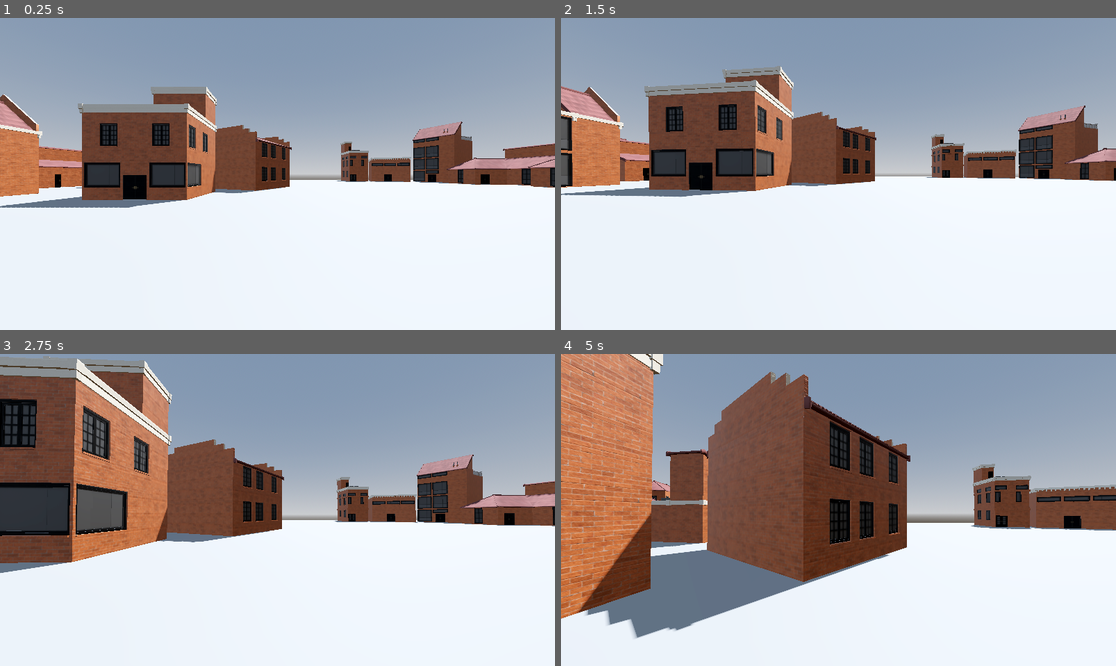
Above: before the commit, frames 1-4 (two rows, left to right).
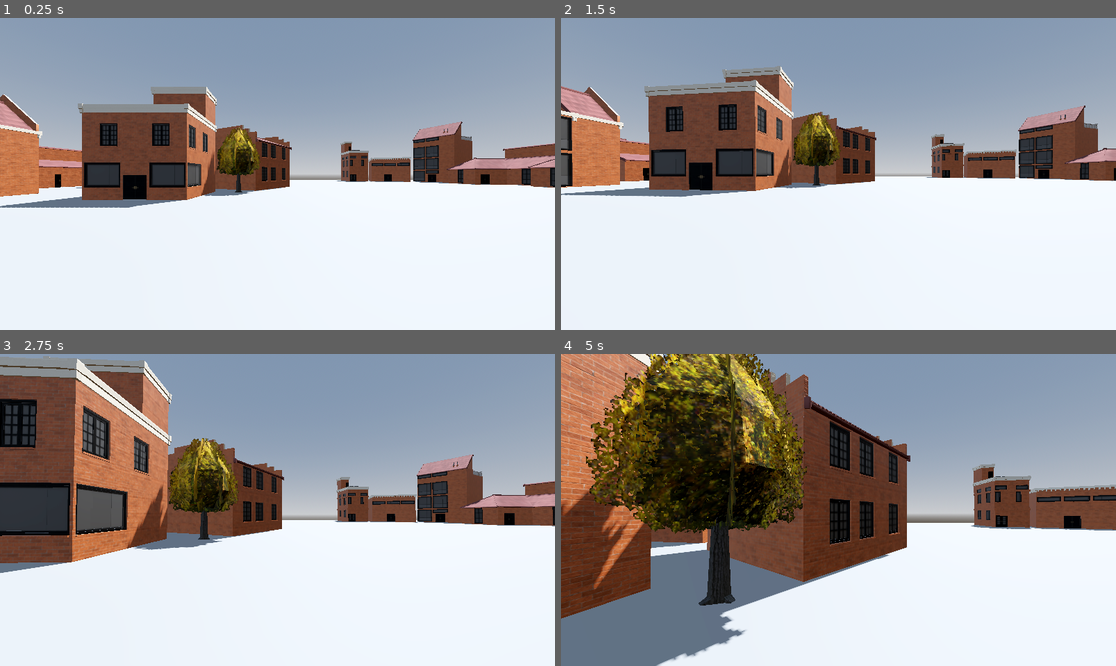
Above: after the commit, the same moments.

Repository: sirBruh/Yr12GameDesignAssesment
Game: Godot game, scene res://Scenes/level.tscn
The game is run twice, just before and just after one commit, with the same random seed, the same clock (stepped at 60 frames per second) and the same inputs.
Inputs (mouse positions are in pixels of both pictures, inside the frame that each line leads up to):
- Up to frame 1 (0.25 s): no input
- Up to frame 2 (1.5 s): move the mouse to (866, 174) at 0.52 s; hold Ctrl (Crouch) 0.53-1.28 s; hold W (Forward) from 0.53 s (still down); right-click (866, 174) at 0.77 s; move the mouse to (810, 174) at 1.27 s; tap Shift (Sprint) at 1.35 s
- Up to frame 3 (2.75 s): keep holding W (Forward); right-click (249, 510) at 1.52 s; move the mouse to (288, 503) at 2.02 s; hold Ctrl (Crouch) from 2.03 s (still down)
- Up to frame 4 (5 s): keep holding W (Forward); move the mouse to (832, 516) at 2.77 s; release Ctrl (Crouch) at 2.78 s; tap Shift (Sprint) at 2.85, 4.35 s; right-click (832, 516) at 3.02 s; move the mouse to (877, 513) at 3.52 s; hold Ctrl (Crouch) 3.53-4.28 s; right-click (877, 513) at 3.77 s; move the mouse to (794, 506) at 4.27 s; right-click (794, 506) at 4.52 s

The runs differ from the first frame. In frame 1, 1.1% of the frame differs, in the area x 36-47%, y 34-58%; in frame 2, 1.3%; in frame 3, 3.1%; in frame 4, 25%, in the area x 0-45%, y 0-100%.

Commit message:
Nature
Finally found a tree set of assets

Diff:
--- /dev/null
+++ b/untitled-delivery-game/Scenes/Assets/Nature/Trees/tree_01.tscn
@@ -0,0 +1,30 @@
+[gd_scene load_steps=6 format=3 uid="uid://bmddyccw68kmj"]
+
+[ext_resource type="ArrayMesh" uid="uid://bp803gxem3i7c" path="res://Scenes/Assets/retro_nature_pack/models/OBJ/trees/tree01.obj" id="1_ri2uo"]
+[ext_resource type="Texture2D" uid="uid://7khvpn3213vt" path="res://Scenes/Assets/retro_nature_pack/textures/trees/tree01_fall.png" id="2_n4chg"]
+
+[sub_resource type="StandardMaterial3D" id="StandardMaterial3D_k515b"]
+albedo_texture = ExtResource("2_n4chg")
+
+[sub_resource type="StandardMaterial3D" id="StandardMaterial3D_3ajgk"]
+transparency = 2
+alpha_scissor_threshold = 0.5
+alpha_antialiasing_mode = 0
+albedo_texture = ExtResource("2_n4chg")
+
+[sub_resource type="CylinderShape3D" id="CylinderShape3D_ri2uo"]
+radius = 0.2
+
+[node name="Tree01" type="Node3D"]
+
+[node name="Tree01" type="MeshInstance3D" parent="."]
+transform = Transform3D(1, 0, 0, 0, 1, 0, 0, 0, 1, -0.1, 0, -0.1)
+mesh = ExtResource("1_ri2uo")
+surface_material_override/0 = SubResource("StandardMaterial3D_k515b")
+surface_material_override/1 = SubResource("StandardMaterial3D_3ajgk")
+
+[node name="StaticBody3D" type="StaticBody3D" parent="Tree01"]
+
+[node name="CollisionShape3D" type="CollisionShape3D" parent="Tree01/StaticBody3D"]
+transform = Transform3D(0.9, 0, 0, 0, 1, 0, 0, 0, 0.9, 0, 0.9, 0)
+shape = SubResource("CylinderShape3D_ri2uo")
--- a/untitled-delivery-game/Scenes/level.tscn
+++ b/untitled-delivery-game/Scenes/level.tscn
@@ -14,6 +14,7 @@
 [ext_resource type="PackedScene" uid="uid://c3jbgvltick6n" path="res://Scenes/Assets/ModularBrickStructures/Scenes/Builds/build_n_grp.tscn" id="15_2klc5"]
 [ext_resource type="PackedScene" uid="uid://dnqfhwyhkchgr" path="res://Scenes/Assets/ModularBrickStructures/Scenes/Builds/build_s_grp.tscn" id="16_nngtn"]
 [ext_resource type="PackedScene" uid="uid://crp5sfnbhaesl" path="res://Scenes/Assets/ModularBrickStructures/Scenes/Builds/build_p_grp.tscn" id="17_0cmrb"]
+[ext_resource type="PackedScene" uid="uid://bmddyccw68kmj" path="res://Scenes/Assets/Nature/Trees/tree_01.tscn" id="17_nngtn"]
 [ext_resource type="PackedScene" uid="uid://bfqeape65hnri" path="res://Scenes/Assets/ModularBrickStructures/Scenes/Builds/build_q_grp.tscn" id="18_pnhnk"]
 [ext_resource type="PackedScene" uid="uid://cnas2apq7fk72" path="res://Scenes/Assets/ModularBrickStructures/Scenes/Builds/build_r_grp.tscn" id="19_24uko"]
 
@@ -98,3 +99,8 @@
 
 [node name="Build_S_Grp" parent="Environment/Houses" instance=ExtResource("16_nngtn")]
 transform = Transform3D(1, 0, 0, 0, 1, 0, 0, 0, 1, -10.9, 0, -19)
+
+[node name="Nature" type="Node3D" parent="Environment"]
+
+[node name="Tree01" parent="Environment/Nature" instance=ExtResource("17_nngtn")]
+transform = Transform3D(1.42321, 0, 0, 0, 1.86, 0, 0, 0, 1.35, -4.1, 0, -22)
--- a/untitled-delivery-game/project.godot
+++ b/untitled-delivery-game/project.godot
@@ -14,6 +14,10 @@
 run/main_scene="uid://bhsmpmawybsuh"
 config/features=PackedStringArray("4.4", "Forward Plus")
 config/icon="res://icon.svg"
+
+[filesystem]
+
+import/blender/enabled=false
 
 [input]
 
Not shown, added: untitled-delivery-game/Scenes/Assets/retro_nature_pack/READ ME.txt
Binary file added: untitled-delivery-game/Scenes/Assets/retro_nature_pack/models/FBX/bushes/bush01.fbx
Not shown, added: untitled-delivery-game/Scenes/Assets/retro_nature_pack/models/FBX/bushes/bush01.fbx.import
Binary file added: untitled-delivery-game/Scenes/Assets/retro_nature_pack/models/FBX/bushes/bush01_winter.fbx
Not shown, added: untitled-delivery-game/Scenes/Assets/retro_nature_pack/models/FBX/bushes/bush01_winter.fbx.import
Binary file added: untitled-delivery-game/Scenes/Assets/retro_nature_pack/models/FBX/bushes/bush02.fbx
Not shown, added: untitled-delivery-game/Scenes/Assets/retro_nature_pack/models/FBX/bushes/bush02.fbx.import
Binary file added: untitled-delivery-game/Scenes/Assets/retro_nature_pack/models/FBX/bushes/bush02_winter.fbx
Not shown, added: untitled-delivery-game/Scenes/Assets/retro_nature_pack/models/FBX/bushes/bush02_winter.fbx.import
Binary file added: untitled-delivery-game/Scenes/Assets/retro_nature_pack/models/FBX/bushes/bush03.fbx
Not shown, added: untitled-delivery-game/Scenes/Assets/retro_nature_pack/models/FBX/bushes/bush03.fbx.import
Binary file added: untitled-delivery-game/Scenes/Assets/retro_nature_pack/models/FBX/bushes/bush03_winter.fbx
(and 432 more such lines)
